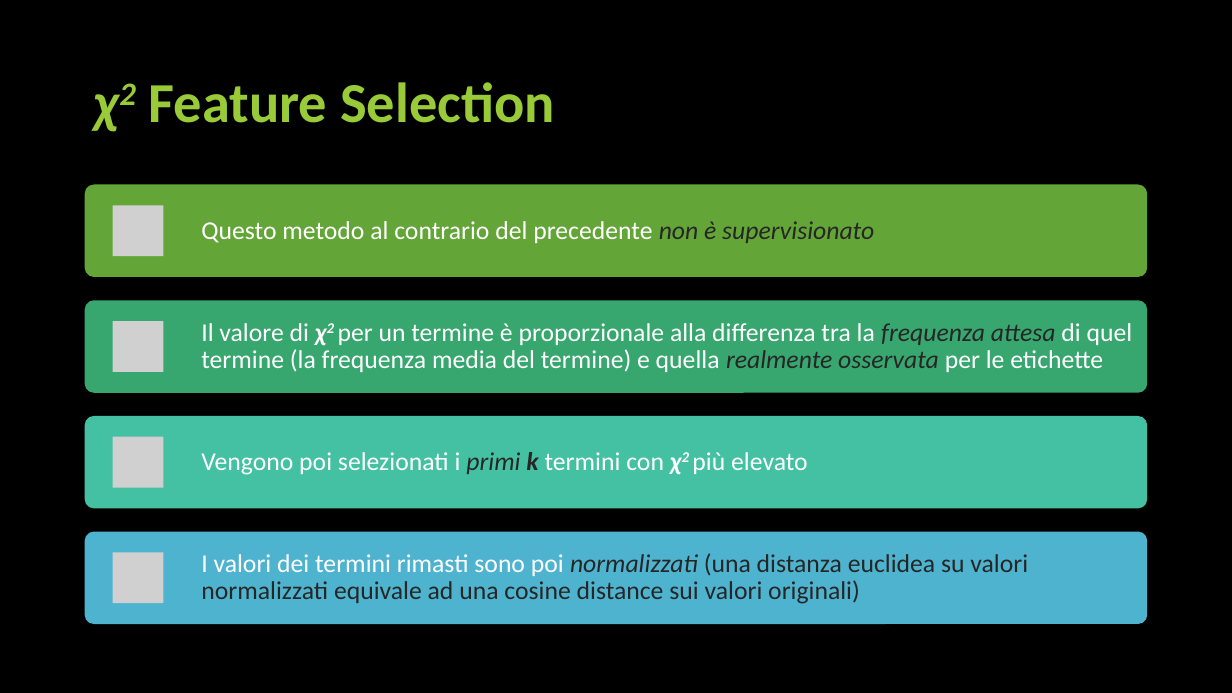
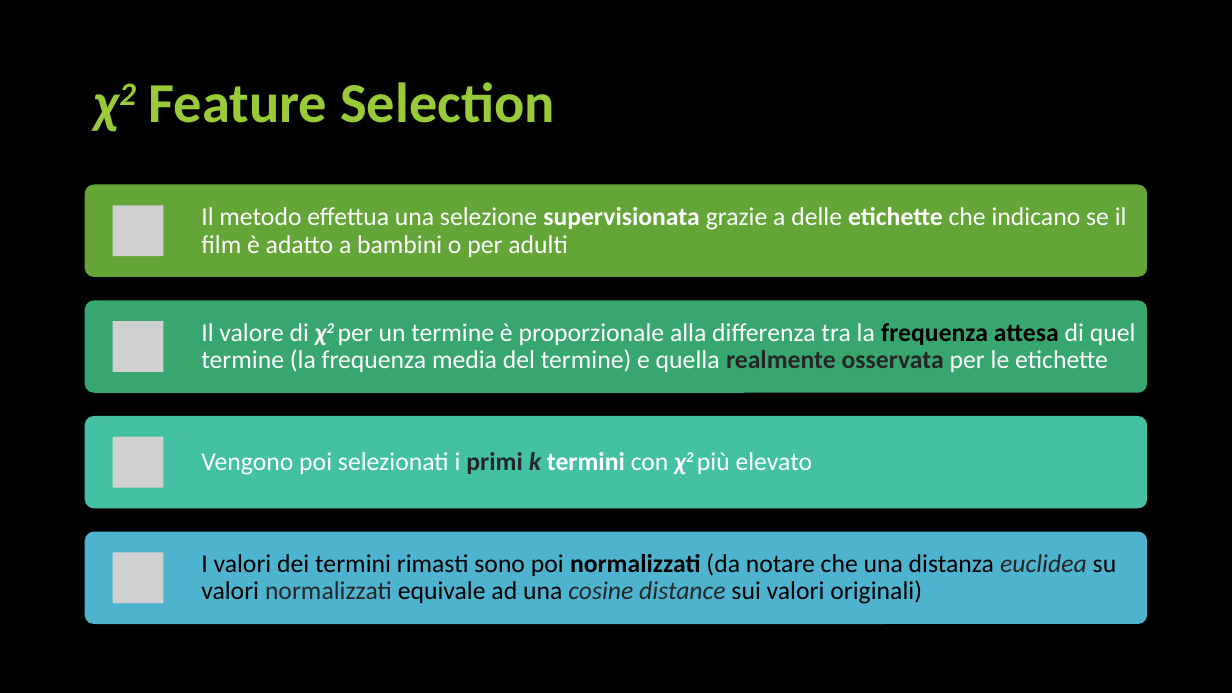
Before and after one commit to unipi-fr/LargeScaleMultiStructureDatabases, a slide deck: slide 8 of Task2/Documentation/Data Mining/Presentazione Data Mining.pptx (slide 9 before the commit). Drawn at 1232x693 pixels with LibreOffice and Linux fonts; fonts in the diff are those of the drawing; grey boxes stand for pictures. Boxes give left, top, right and bottom in pixels: in the first picture for what was removed or moved away, otherwise in the second. Text is boxed around its words. In the diff, an @@ line names an element or a change of style, - is before the commit and + after.

```diff
--- a/Task2/Documentation/Data Mining/Presentazione Data Mining.pptx
+++ b/Task2/Documentation/Data Mining/Presentazione Data Mining.pptx
@@ text at bbox=[201, 207, 1127, 257]: text changed @@
-Questo metodo al contrario del precedente non è supervisionato
+Il metodo effettua una selezione supervisionata grazie a delle etichette che indicano se il film è adatto a bambini o per adulti
@@ text "Il valore di χ2 per ..." at bbox=[201, 323, 1136, 372]: text colour #262626 to #000000 in "frequenza attesa"; bold on, italic off in "frequenza attesa realmente osservata" @@
@@ text "Vengono poi selezionati i primi ..." at bbox=[201, 452, 813, 475]: bold on in "primi termini"; italic off in "primi" @@
@@ text at bbox=[201, 553, 1117, 604]: text changed; text colour #262626 to #000000 @@
-I valori dei termini rimasti sono poi normalizzati (una distanza euclidea su valori normalizzati equivale ad una cosine distance sui valori originali)
+I valori dei termini rimasti sono poi normalizzati (da notare che una distanza euclidea su valori normalizzati equivale ad una cosine distance sui valori originali)
```
Also in this commit, not shown: 5 other slides changed, 10 slides added, 1 slide removed, 9 other files.
